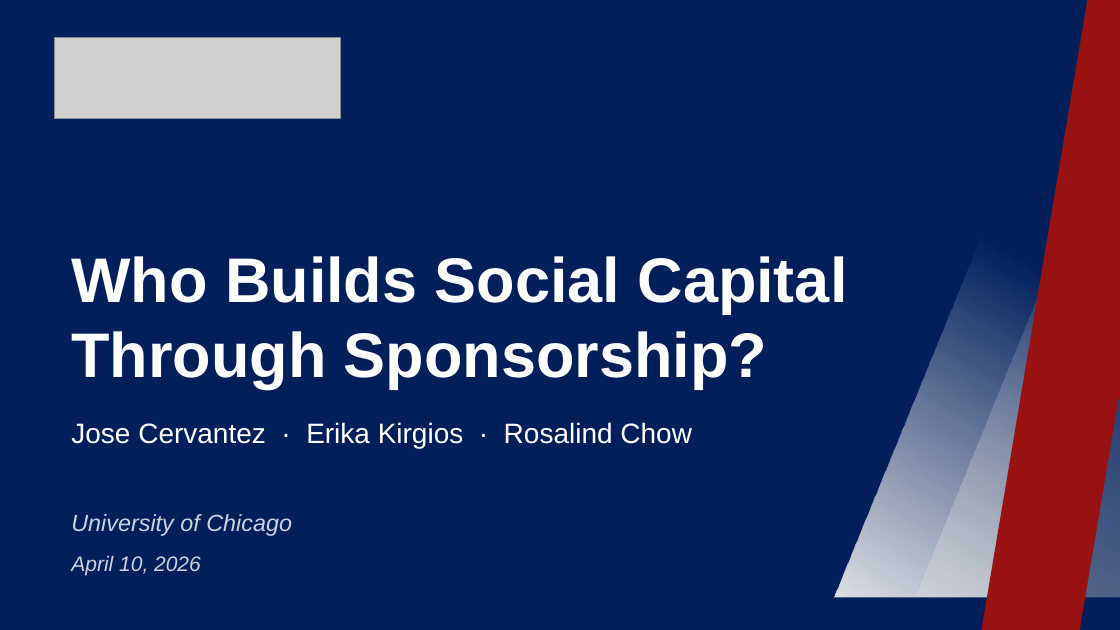
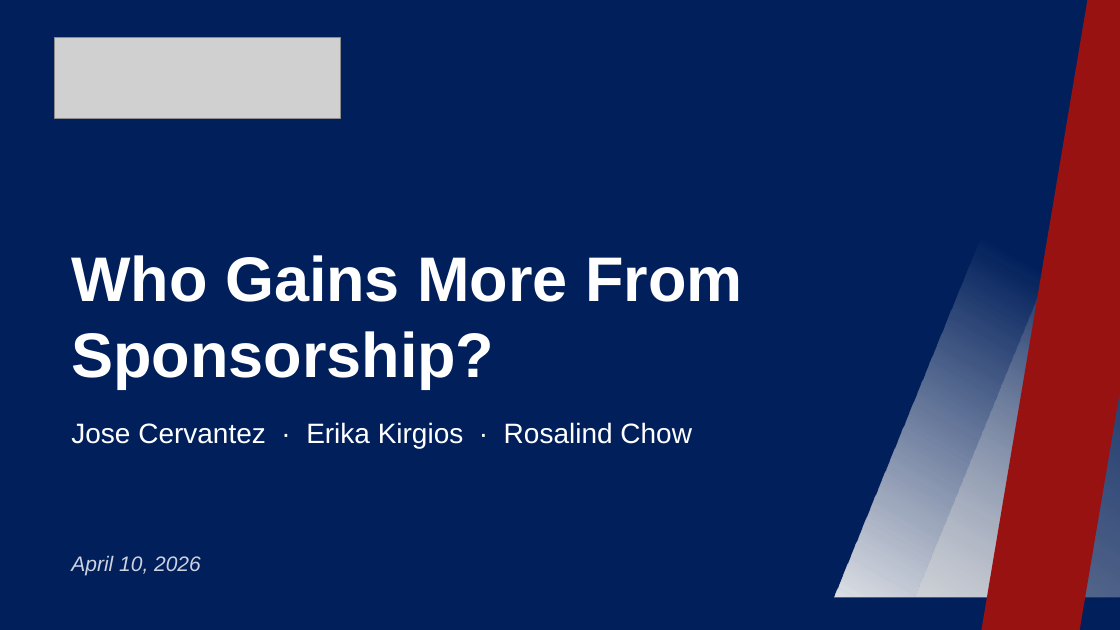
Before and after one commit to josecerv/sponsorship-network, a slide deck: slide 1 of docs/UChicago-0410.pptx. Drawn at 1120x630 pixels with LibreOffice and Linux fonts; fonts in the diff are those of the drawing; grey boxes stand for pictures; background and template pictures are left out. Boxes give left, top, right and bottom in pixels: in the first picture for what was removed or moved away, otherwise in the second. Text is boxed around its words. In the diff, an @@ line names an element or a change of style, - is before the commit and + after.

```diff
--- a/docs/UChicago-0410.pptx
+++ b/docs/UChicago-0410.pptx
@@ text at (71,255,742,388): text changed @@
-Who Builds Social Capital
+Who Gains More From Sponsorship?
@@ text removed at (71,331,767,389) @@
-Through Sponsorship?
@@ text removed at (71,514,292,536) @@
-University of Chicago
```
Also in this commit, not shown: 17 other slides changed, 2 slides added, 2 slides removed, 28 other files.
